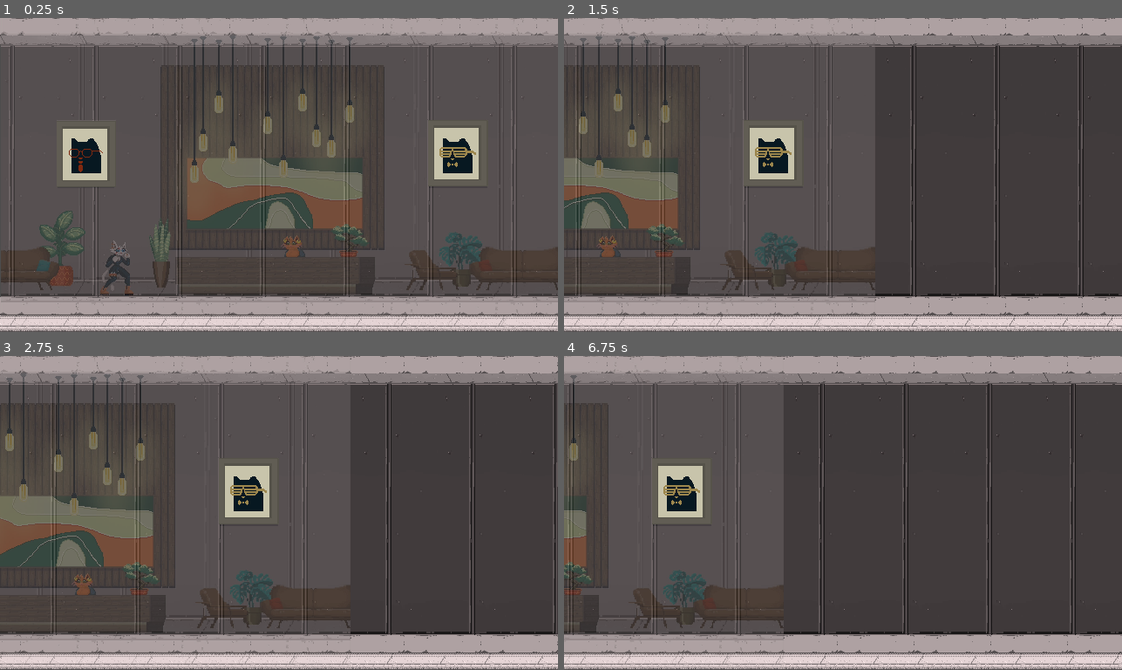
Above: before the commit, frames 1-4 (two rows, left to right).
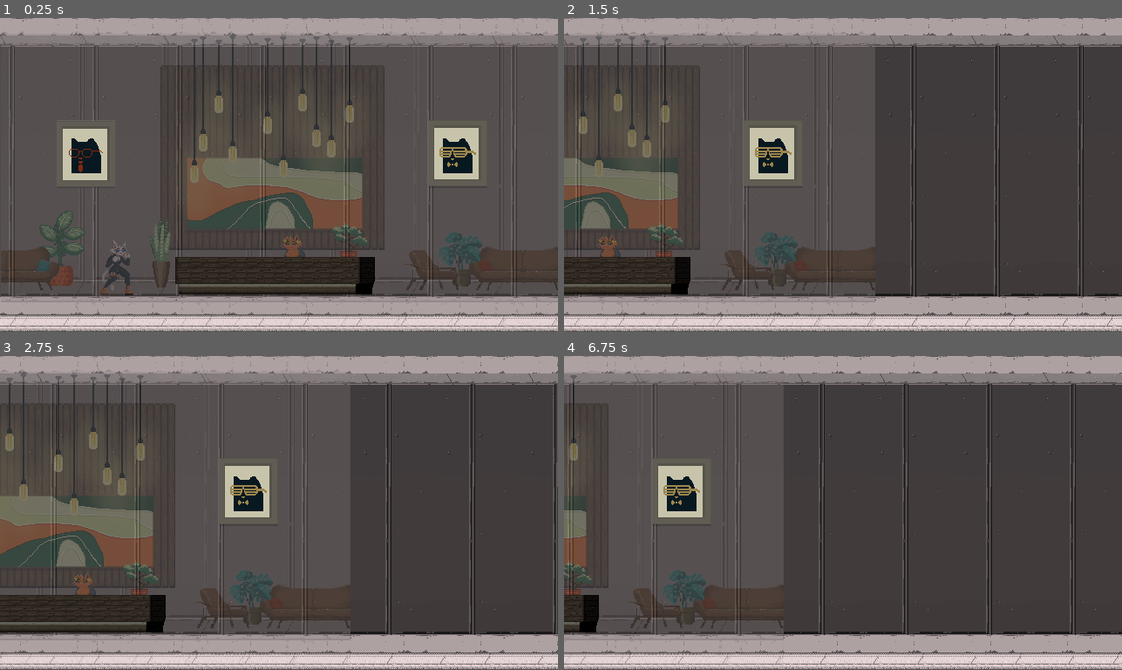
Above: after the commit, the same moments.

Repository: bogdanbartis/feral-level-editor
Game: Godot game, scene res://levels/testing-01.tscn
Same seed, same stepped clock (60 frames per second), same inputs: the game is played once before the commit and once after it. This scene is started directly instead of the project's main scene.
Inputs (mouse positions are in pixels of both pictures, inside the frame that each line leads up to):
- Up to frame 1 (0.25 s): no input
- Up to frame 2 (1.5 s): tap Enter (ui_accept) at 0.5, 0.77 s; move the mouse to (965, 159) at 0.52 s; hold D (move_right) from 0.53 s (still down); click (965, 159) at 0.67 s; move the mouse to (731, 190) at 1.27 s
- Up to frame 3 (2.75 s): tap Enter (ui_accept) at 1.52 s; move the mouse to (334, 443) at 2.02 s; release D (move_right) at 2.03 s; hold A (move_left) from 2.03 s (still down)
- Up to frame 4 (6.75 s): move the mouse to (815, 575) at 2.77 s; release A (move_left) at 2.78 s; hold D (move_right) 2.78-4.28 s; click (815, 575) at 2.92 s; tap Enter (ui_accept) at 3.02, 3.77, 4.52, 6.02 s; move the mouse to (1010, 560) at 3.52 s; move the mouse to (675, 465) at 4.27 s; hold A (move_left) 4.28-5.03 s; move the mouse to (870, 513) at 5.02 s; hold D (move_right) 5.03-5.78 s; click (870, 513) at 5.17 s; move the mouse to (759, 434) at 5.77 s; hold A (move_left) from 5.78 s (still down); move the mouse to (965, 497) at 6.52 s

The runs differ from the first frame. In frame 1, 2.7% of the frame differs, in the area x 31-68%, y 76-89%; in frame 2, 1.8%; in frame 3, 2.3%; in frame 4, 0.6%.

Commit message:
Added main desk

Diff:
--- a/levels/testing-01.tscn
+++ b/levels/testing-01.tscn
@@ -8,6 +8,7 @@
 [ext_resource type="Texture2D" uid="uid://ce4rjpjwl7cm3" path="res://sprites/testing/reference.png" id="6_abk84"]
 [ext_resource type="Texture2D" uid="uid://c3ebv7ulosbvv" path="res://sprites/testing/graphics/Cat-Painting---03.png" id="7_abk84"]
 [ext_resource type="Texture2D" uid="uid://8ehtj4qao7dl" path="res://sprites/testing/graphics/Cat-Painting---04.png" id="8_e6a0e"]
+[ext_resource type="Texture2D" uid="uid://dh70u61biv8jc" path="res://sprites/testing/graphics/reception-desk.png" id="9_lu74m"]
 
 [node name="testing" type="Node2D"]
 metadata/_edit_vertical_guides_ = [0.0, 640.0]
@@ -1402,3 +1403,8 @@
 position = Vector2(64.7889, 117.784)
 texture = ExtResource("8_e6a0e")
 centered = false
+
+[node name="ReceptionDesk" type="Sprite2D" parent="."]
+position = Vector2(201.294, 274.423)
+texture = ExtResource("9_lu74m")
+centered = false
Not shown: 1 places in levels/testing-01.tscn that only renumber resources
